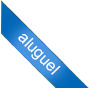
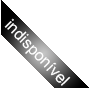
Layered file, before and after one edit (89x88). Changes by layer:
renamed "aluguel" to "indisponível", painted on it over [4, 18, 71, 86]
painted on "Layer 0" over [0, 0, 89, 88]
